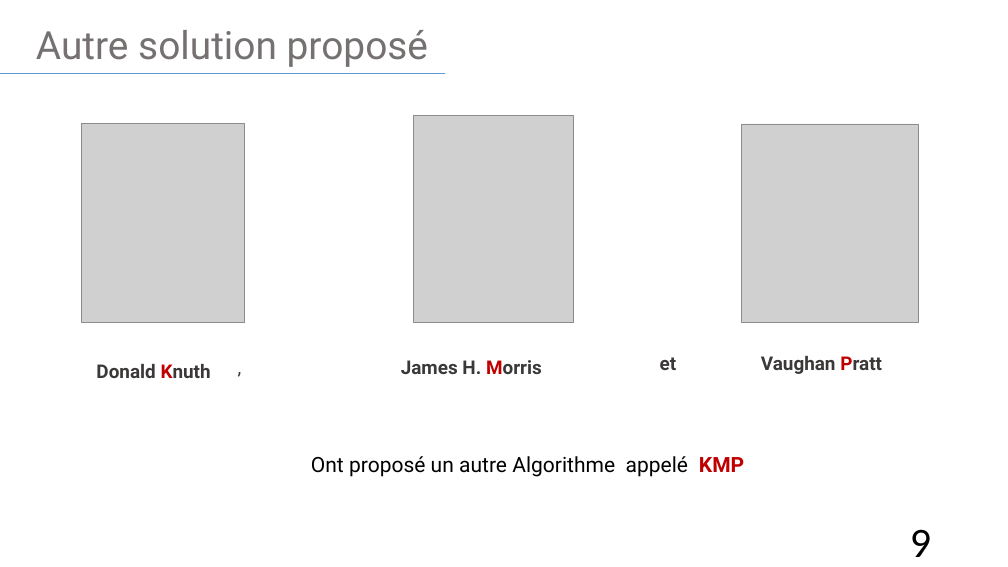
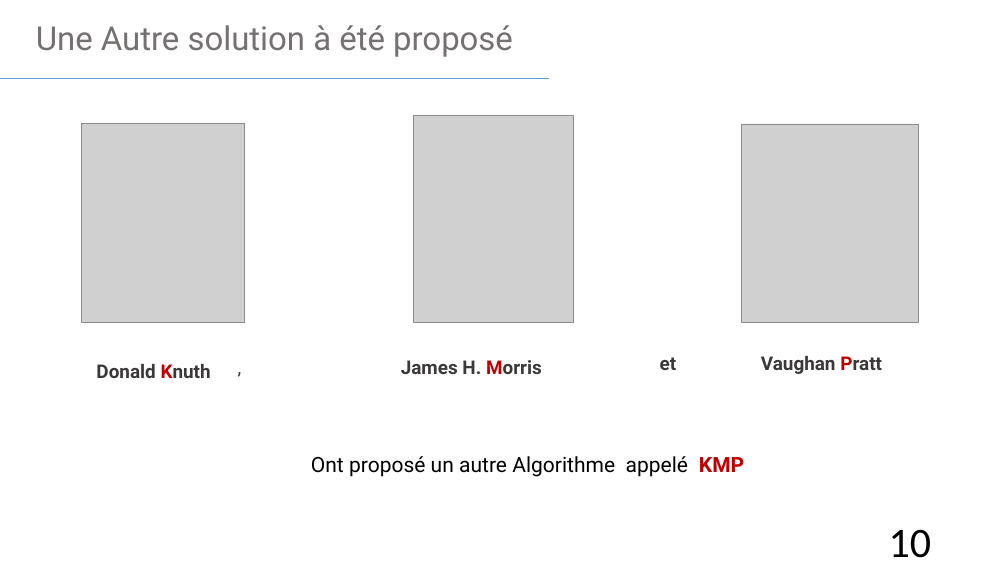
Before and after one commit to HouariZegai/academic-projects, a slide deck: slide 10 of CA/Project/Presentation-Projet-KMP.pptx (slide 9 before the commit). Drawn at 1008x567 pixels with LibreOffice and Linux fonts; fonts in the diff are those of the drawing; grey boxes stand for pictures. Boxes give left, top, right and bottom in pixels: in the first picture for what was removed or moved away, otherwise in the second. Text is boxed around its words. In the diff, an @@ line names an element or a change of style, - is before the commit and + after.

```diff
--- a/CA/Project/Presentation-Projet-KMP.pptx
+++ b/CA/Project/Presentation-Projet-KMP.pptx
@@ text at (36,25,513,57): text changed; size 37 to 31.4 pt @@
-Autre solution proposé
+Une Autre solution à été proposé
@@ line moved from (0, 73) - (445, 73) to (0, 79) - (549, 79) @@
@@ page number at (889,529,932,558): text changed @@
-9
+10
```
Also in this commit, not shown: 7 other slides changed, 1 slide added, 6 other files.
